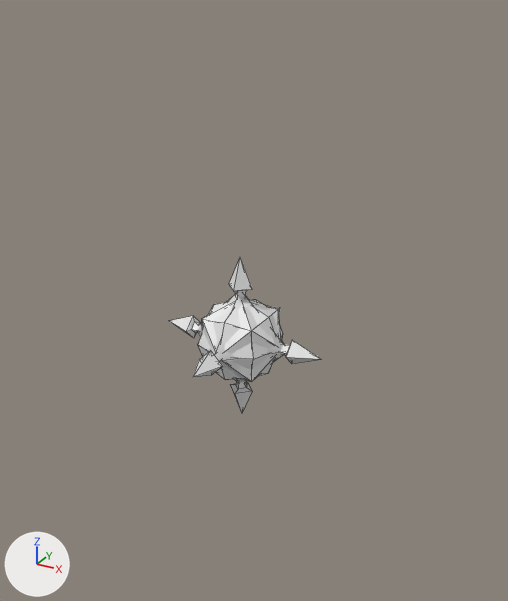
Before and after pictures for a commit that changed the Blender file Edddy.blend.
Before and after are seen from a 50 mm camera at (0.51, -0.883, 0.515) aimed at (0.034, -0.019, 0.082). Lighting does not change. The marker at lower left points along +X, +Y and +Z. Mesh edges are drawn as thin lines.

Names of what the first picture shows: 'Center_LOD000', 'Center_LOD042', 'Center_LOD100', 'Compass'.
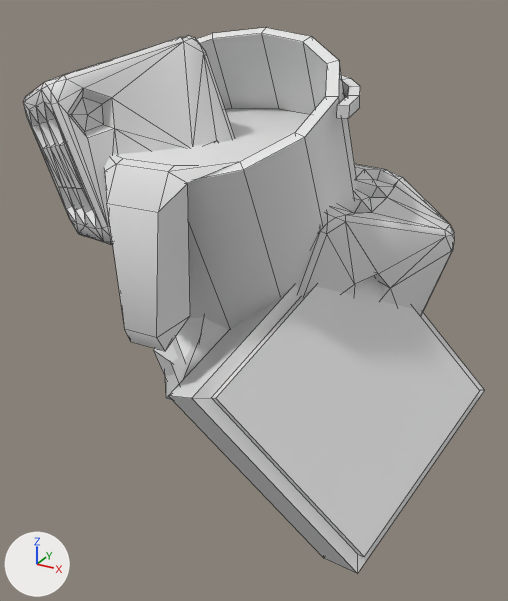
Where the newer file only moved an object's origin or applied its transform, the numbers keep the older frame.

What differs and where, as boxes [x1, y1, x2, y2] in the pictures (508 x 601 px; the box of a moved part takes in the faces that stretch with it):
'Stamp', shown
    after: [168, 276, 485, 573]
'Bucket', shown
    after: [104, 28, 360, 351]
'Random', shown
    after: [23, 36, 455, 316]
'Center_LOD000', mesh rescaled
    before: [198, 299, 283, 380]
    after: [154, 317, 227, 376]
'Center_LOD042', mesh rescaled
    before: [202, 300, 281, 382]
    after: [165, 322, 229, 399]
'Compass', reshaped (not visible afterwards)
    before: [170, 257, 320, 413]
'Center_LOD100', mesh rescaled
    before: [198, 294, 284, 383]
    after: [171, 339, 207, 384]
part 2 of me_random, moved or reshaped (not visible before)
    after: [23, 36, 235, 244]
part 5 of me_compass, deleted
    before: [235, 307, 280, 413]
part 6 of me_compass, moved or reshaped (not visible afterwards)
    before: [170, 257, 318, 411]

The change, as a diff of the scene's bpy script:
```diff
--- a/Edddy.blend.py
+++ b/Edddy.blend.py
@@ me_stamp @@
 me_stamp.from_pydata(...)  # 32 vertices, 30 faces; spans x -0.292..0.056, y -0.174..0.174, z -0.212..0.151
 # used by ob_stamp; location = (0.0, 0.0, 0.0); rotation_euler = (0.0, 2.063, 0.0), in degrees (0, 118, 0)
+# me_stamp part 1: the whole mesh is multiplied about the mesh origin by the matrix ((-0.4, -0.531, 0.747), (-0.251, 0.847, 0.468), (-0.881, 0.0, -0.472))
@@ me_random @@
 me_random.from_pydata(...)  # 606 vertices, 922 faces; spans x -0.321..0.183, y -0.086..0.249, z -0.069..0.392
 # used by ob_random; location = (0.0, 0.0, 0.0); rotation_euler = (0.228, 0.243, -2.126), in degrees (13, 14, -122)
+# me_random part 2: the loose piece of 303 vertices spanning x -0.028..0.183, y -0.086..0.125, z 0.181..0.392 is moved by (-0.015, 0.014, 0.061)
@@ me_center_002 @@
 me_center_002.from_pydata(...)  # 14 vertices, 24 faces; spans x -0.0688..0.0688, y -0.0688..0.0688, z -0.0688..0.0688
 # used by ob_center_lod042; location = (0.0, 0.0, 0.0); scale = (1.06, 1.06, 1.06)
+# me_center_002 part 3: the whole mesh is scaled about its middle by 2
@@ me_center_001 @@
 me_center_001.from_pydata(...)  # 6 vertices, 8 faces; spans x -0.086..0.086, y -0.086..0.086, z -0.086..0.086
 # used by ob_center_lod100; location = (0.0, 0.0, 0.0)
+# me_center_001 part 4: the whole mesh is scaled about its middle by 2
@@ me_compass @@
 # used by ob_compass; location = (0.0, 0.0, 0.0)
-me_compass.from_pydata(...)  # 194 vertices, 120 faces; spans x -0.141..0.141, y -0.141..0.141, z -0.141..0.141
+me_compass.from_pydata(...)  # 104 vertices, 120 faces; spans x -0.141..0.141, y -0.141..0.141, z -0.141..0.141
+# me_compass part 5: 6 loose pieces with 18 vertices, spanning x -0.141..0.141, y -0.141..0.141, z -0.141..0.141, are deleted
+# me_compass part 6
+# 72 vertices are removed from x -0.141..0.141, y -0.141..0.141, z -0.141..0.141
+# 56 faces are deleted
+# 62 new faces join them
@@ me_center @@
 me_center.from_pydata(...)  # 26 vertices, 48 faces; spans x -0.0707..0.0707, y -0.0707..0.0707, z -0.0707..0.0707
 # used by ob_center_lod000; location = (0.0, 0.0, 0.0)
+# me_center part 7: the whole mesh is scaled about its middle by 2
@@ ob_stamp @@
 _m = ob_stamp.modifiers.new('EdgeSplit', 'EDGE_SPLIT')
 _m.use_edge_angle = False
-ob_stamp.hide_set(True)  # its collection is switched off
@@ ob_bucket @@
 _m = ob_bucket.modifiers.new('EdgeSplit', 'EDGE_SPLIT')
 _m.use_edge_angle = False
-ob_bucket.hide_set(True)  # its collection is switched off
@@ ob_random @@
 _m = ob_random.modifiers.new('EdgeSplit', 'EDGE_SPLIT')
 _m.use_edge_angle = False
-ob_random.hide_set(True)  # its collection is switched off
```
